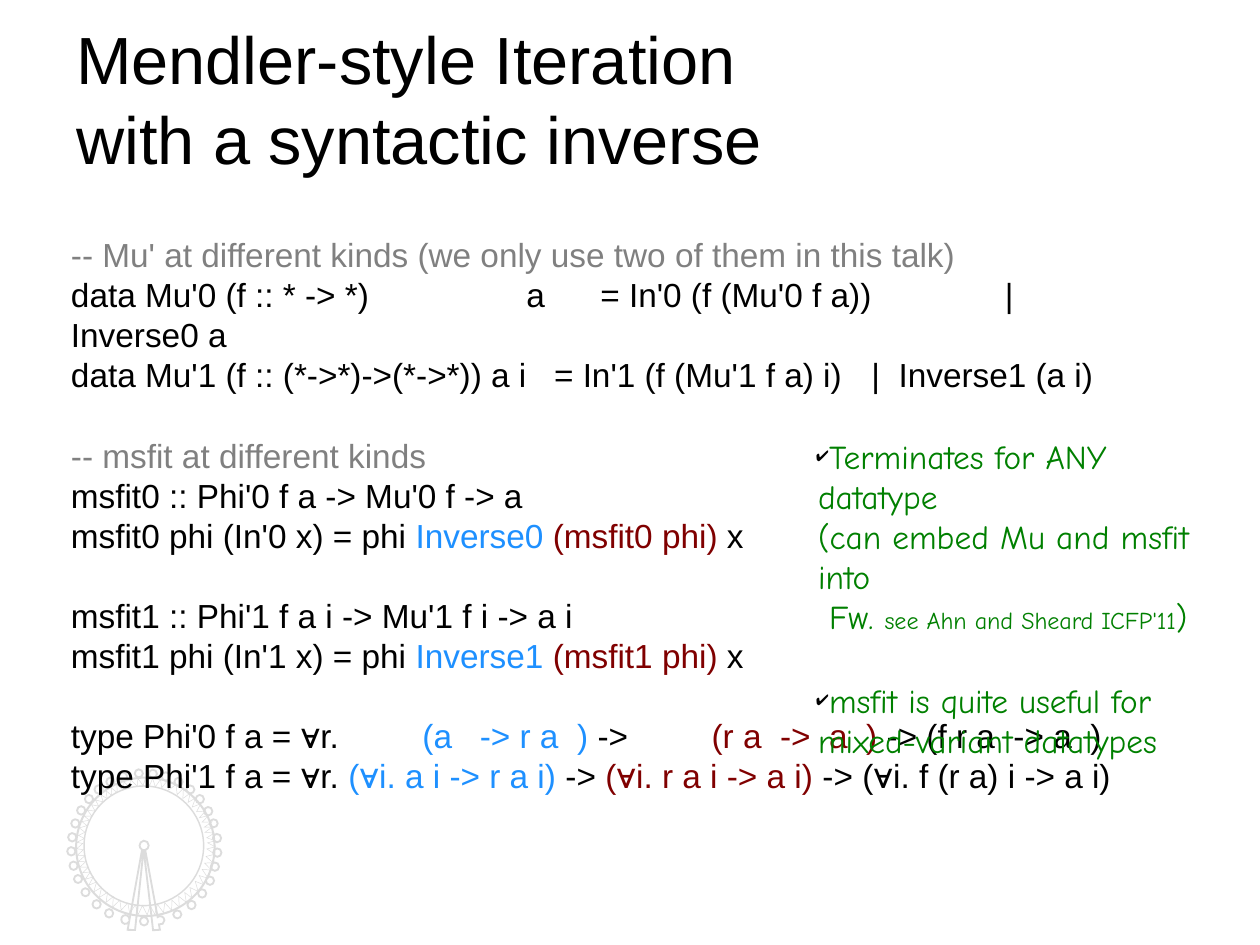
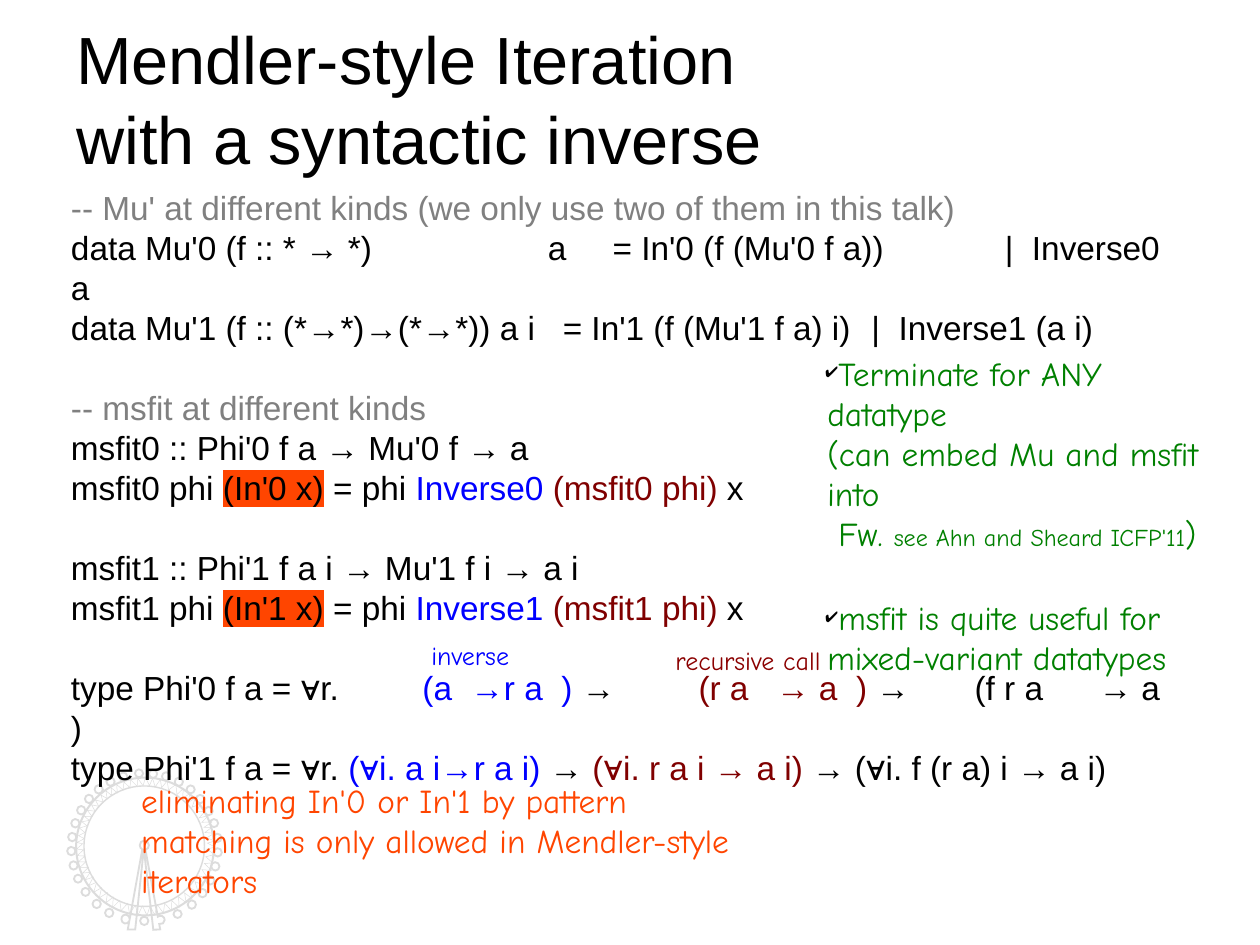
Before and after one commit to kyagrd/naxPapers, a slide deck: slide 8 of draft/TYPES13/ppt/myslide.odp. Drawn at 1260x945 pixels with LibreOffice and Linux fonts; fonts in the diff are those of the drawing. Boxes give left, top, right and bottom in pixels: in the first picture for what was removed or moved away, otherwise in the second. Text is boxed around its words. In the diff, an @@ line names an element or a change of style, - is before the commit and + after.

```diff
--- a/draft/TYPES13/ppt/myslide.odp
+++ b/draft/TYPES13/ppt/myslide.odp
@@ text "-- Mu' at different kinds ...": place and size @@
-text "-- Mu' at different kinds ..." at box(71, 243, 1111, 794)
+text "-- Mu' at different kinds ..." at box(71, 196, 1160, 786)
@@ text at box(71, 236, 1160, 346): text changed @@
-data Mu'0 (f :: * -> *) a = In'0 (f (Mu'0 f a)) | Inverse0 a
-data Mu'1 (f :: (*->*)->(*->*)) a i = In'1 (f (Mu'1 f a) i) | Inverse1 (a i)
+data Mu'0 (f :: * → *) a = In'0 (f (Mu'0 f a)) | Inverse0 a
+data Mu'1 (f :: (*→*)→(*→*)) a i = In'1 (f (Mu'1 f a) i) | Inverse1 (a i)
@@ text "Terminate for ANY datatype (can ...": place and size @@
-text "Terminate for ANY datatype (can ..." at box(818, 446, 1189, 765)
+text "Terminate for ANY datatype (can ..." at box(827, 363, 1198, 681)
@@ text at box(827, 363, 1198, 547): text changed @@
-✔ Terminates for ANY datatype
-  (can embed Mu and msfit into
-  Fw. see Ahn and Sheard ICFP'11)
+✔ Terminate for ANY datatype
+  (can embed Mu and msfit into
+  Fw. see Ahn and Sheard ICFP'11)
@@ text at box(71, 436, 529, 461): text changed @@
-msfit0 :: Phi'0 f a -> Mu'0 f -> a
+msfit0 :: Phi'0 f a → Mu'0 f → a
@@ text at box(71, 476, 744, 626): text colour #1E90FF to #0000FF in "Inverse0", "Inverse1"; highlight none to #FF4500 in "(In'0 x)", "(In'1 x)" @@
@@ text at box(71, 556, 578, 581): text changed @@
-msfit1 :: Phi'1 f a i -> Mu'1 f i -> a i
+msfit1 :: Phi'1 f a i → Mu'1 f i → a i
@@ text added at box(431, 647, 509, 665), 14 pt, text #0000FF @@
+inverse
@@ text added at box(675, 652, 820, 678), 14 pt, text #8B0000 @@
+recursive call
@@ text at box(71, 676, 1160, 786): text changed @@
-type Phi'0 f a = ∀r. (a -> r a ) -> (r a -> a ) -> (f r a -> a )
-type Phi'1 f a = ∀r. (∀i. a i -> r a i) -> (∀i. r a i -> a i) -> (∀i. f (r a) i -> a i)
+type Phi'0 f a = ∀r. (a →r a ) → (r a → a ) → (f r a → a )
+type Phi'1 f a = ∀r. (∀i. a i→r a i) → (∀i. r a i → a i) → (∀i. f (r a) i → a i)
@@ outline redrawn in 3 elements at box(76, 778, 215, 916), box(67, 770, 222, 930), box(76, 778, 214, 916) @@
@@ text added at box(141, 784, 729, 860), 18 pt, text #FF4500 @@
+eliminating In'0 or In'1 by pattern matching is only allowed in Mendler-style iterators
```
Also in this commit, not shown: 12 other slides changed, 4 slides added, 2 slides removed, 2 other files.
